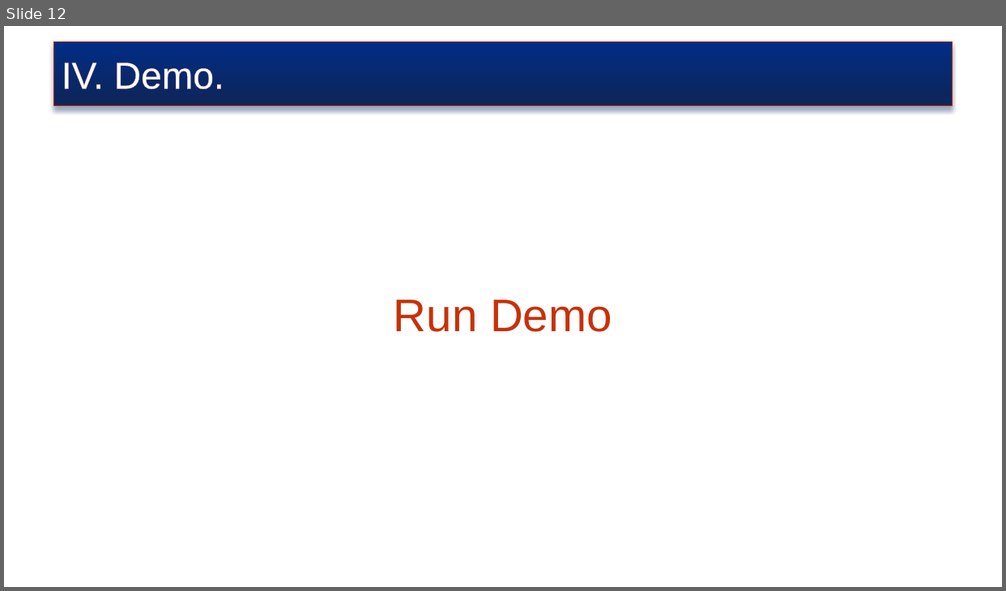
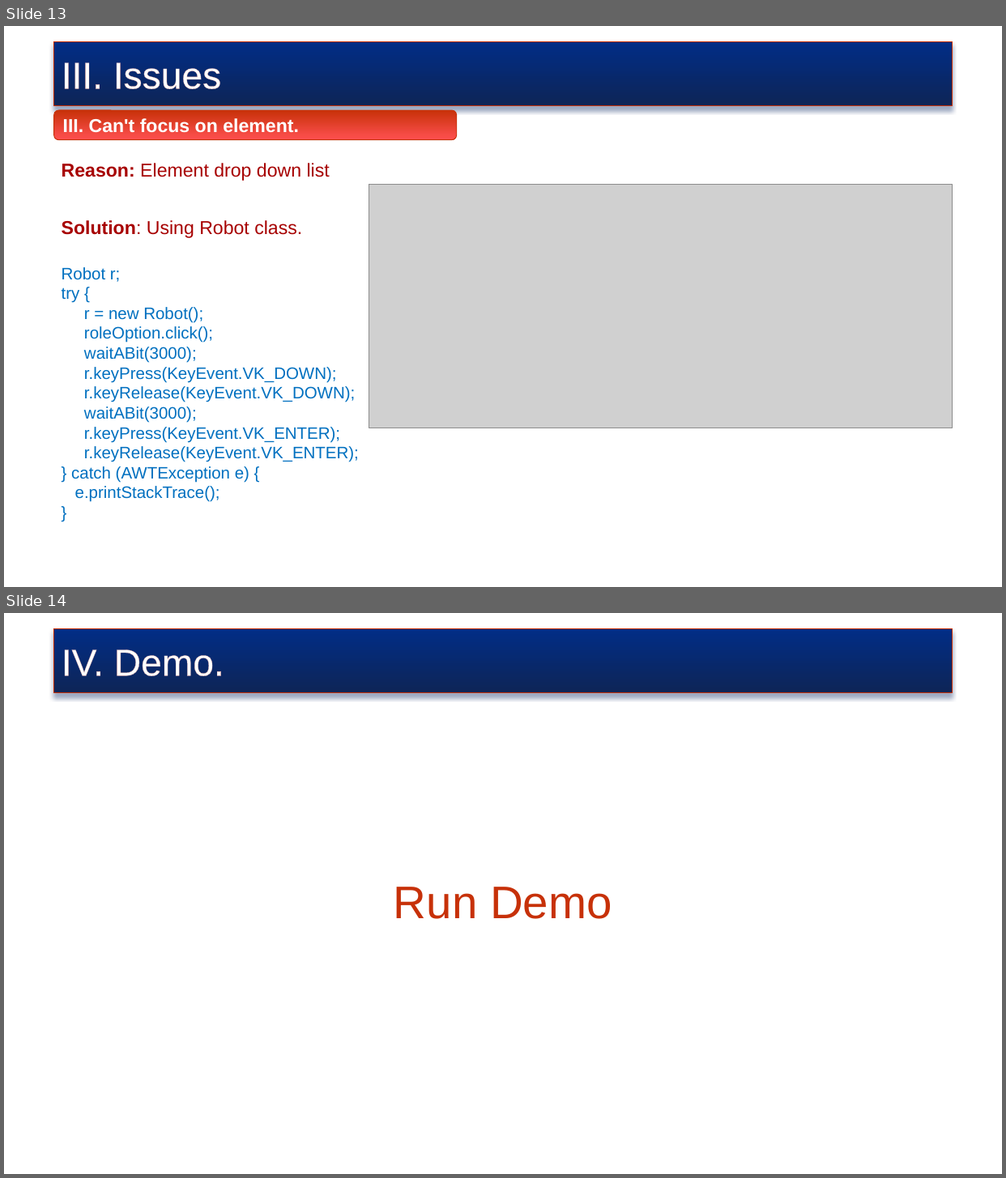
Before and after one commit to truyenkv/sharing, a slide deck: Sharing.pptx. Shown one above the other, each under a label of ours: slide 12 before the commit, slides 13 and 14 after it. The pictures are 1006x591 and 1006x1178 pixels, drawn with LibreOffice and Linux fonts; fonts in the diff are those of the drawing; grey boxes stand for pictures; background and template pictures are left out. Boxes give left, top, right and bottom in pixels: in the first picture for what was removed or moved away, otherwise in the second. Text is boxed around its words. In the diff, an @@ line names an element or a change of style, - is before the commit and + after.

```diff
--- a/Sharing.pptx
+++ b/Sharing.pptx
@@ slide 13 added at [4,26,1002,587], background picture (left out) @@
@@ rectangle added at [54,41,953,106], fill gradient #012D86 to #0E2557, outline #C73109 0.75 pt, 36 pt, text #FFFFFF @@
+III. Issues
@@ rounded rectangle added at [54,110,457,140], fill gradient #C73109 to #FF5050, outline #C73109 0.75 pt, 18 pt, text #FFFFFF, bold @@
+III. Can't focus on element.
@@ text added at [62,163,330,181], 18 pt, text #A80000 @@
+Reason: Element drop down list
@@ picture added at [369,185,953,428] @@
@@ text added at [62,220,302,238], 18 pt, text #A80000 @@
+Solution: Using Robot class.
@@ text added at [62,267,359,502], 16 pt, text #0070C0 @@
+Robot r;
+try {
+r = new Robot();
+roleOption.click();
+waitABit(3000);
+r.keyPress(KeyEvent.VK_DOWN);
+r.keyRelease(KeyEvent.VK_DOWN);
+waitABit(3000);
+r.keyPress(KeyEvent.VK_ENTER);
+r.keyRelease(KeyEvent.VK_ENTER);
+} catch (AWTException e) {
+e.printStackTrace();
+}
@@ what was slide 12 is now slide 14 @@
```
Also in this commit, not shown: 2 slides changed, 1 other slide added.
